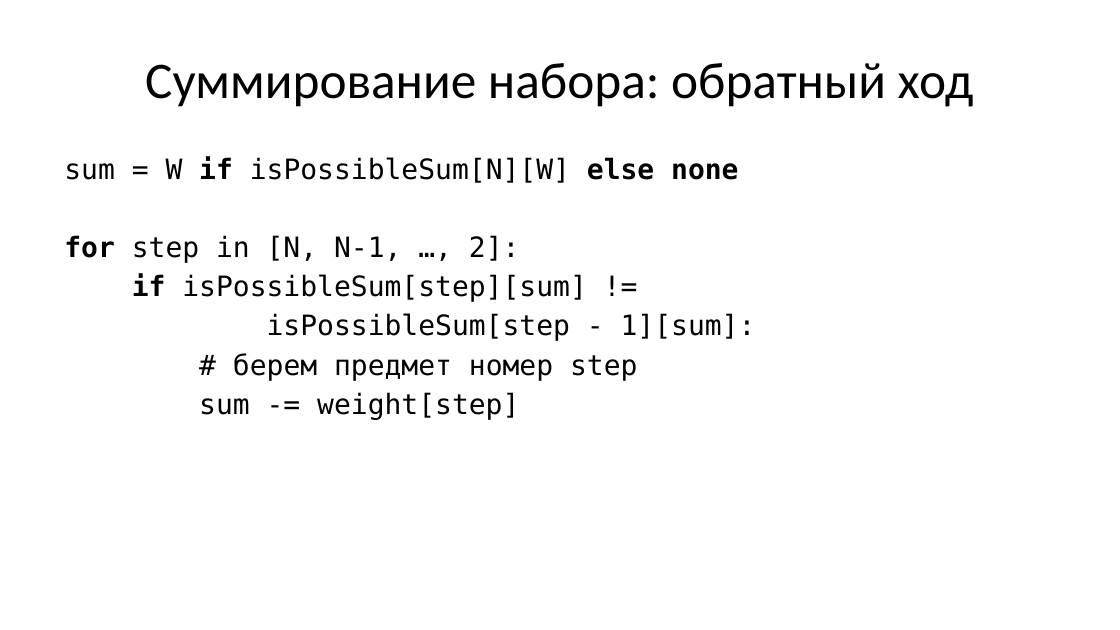
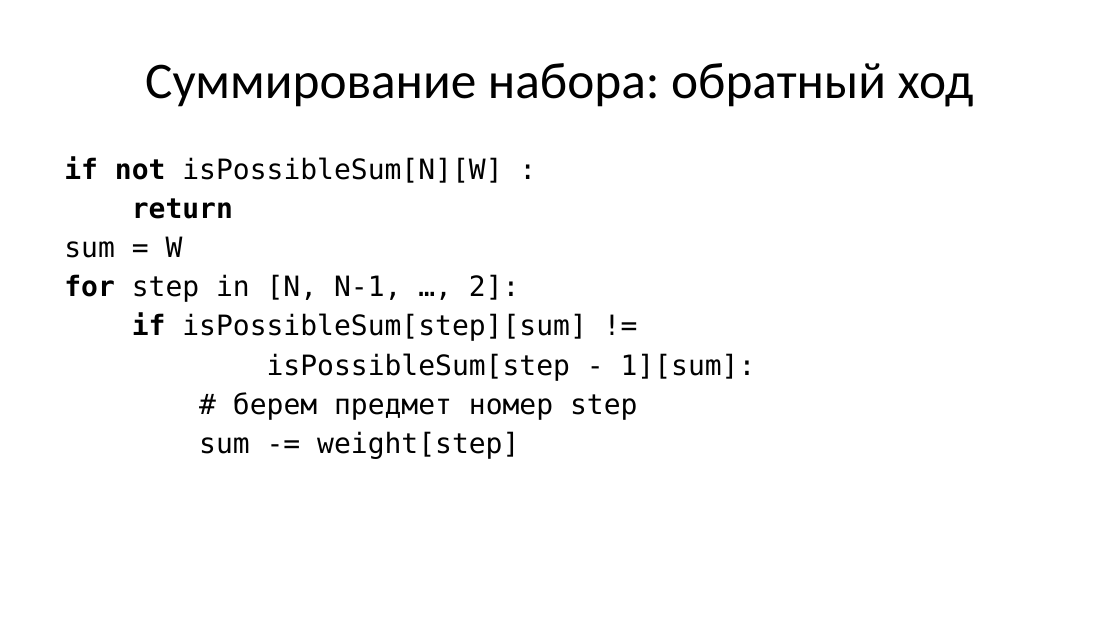
Before and after one commit to Evgueni-Petrov-aka-espetrov/Algorithms-and-Programming-in-C-pptx, a slide deck: slide 10 of 21 Динамическое программирование.pptx (slide 15 before the commit). Drawn at 1120x630 pixels with LibreOffice and Linux fonts; fonts in the diff are those of the drawing. Boxes give left, top, right and bottom in pixels: in the first picture for what was removed or moved away, otherwise in the second. Text is boxed around its words. In the diff, an @@ line names an element or a change of style, - is before the commit and + after.

Commit message:
прямой и обратный ход по кадрам; переставил суммирование и о рюкзаке

```diff
--- a/21 Динамическое программирование.pptx
+++ b/21 Динамическое программирование.pptx
@@ text at box(64, 156, 502, 258): text changed @@
-sum = W if isPossibleSum[N][W] else none
+if not isPossibleSum[N][W] :
+return
+sum = W
```
Also in this commit, not shown: 8 other slides changed, 22 slides added.
